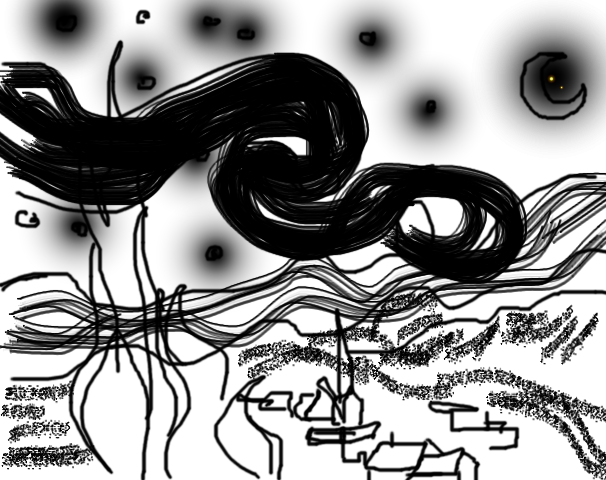
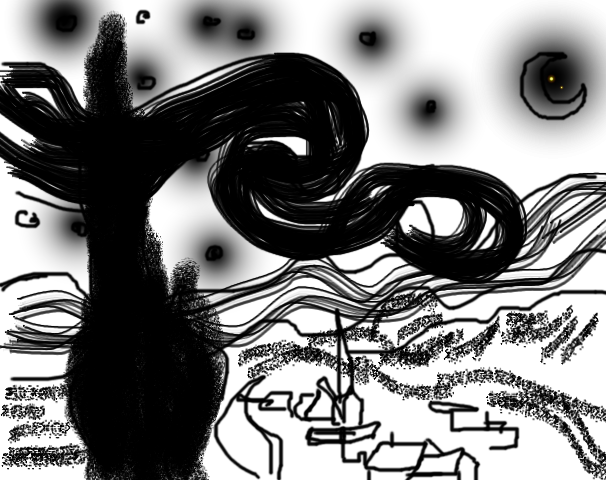
Layered file, before and after one edit (606 x 480). Changes by layer:
painted on "landscape" over <box>63,10,226,480</box>
